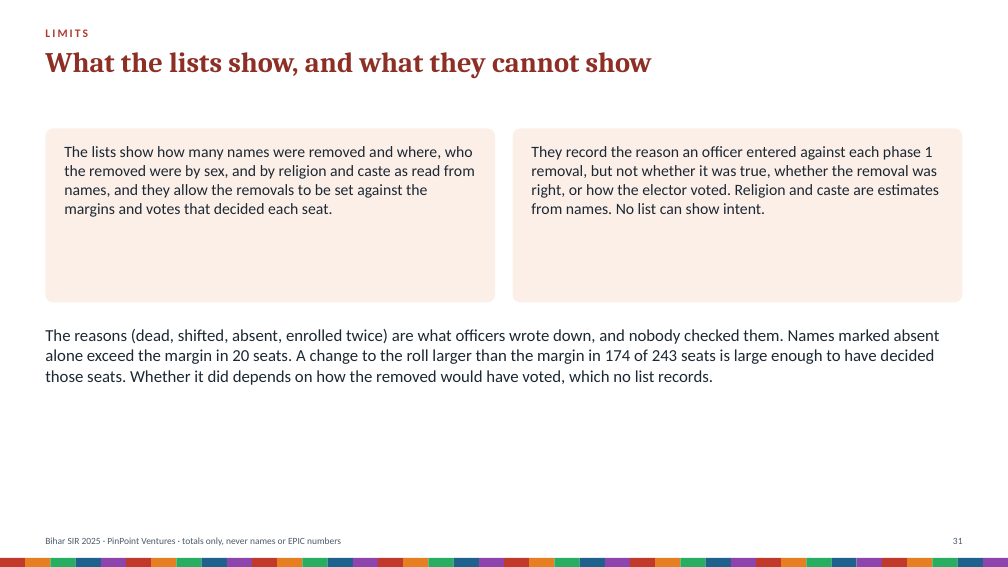
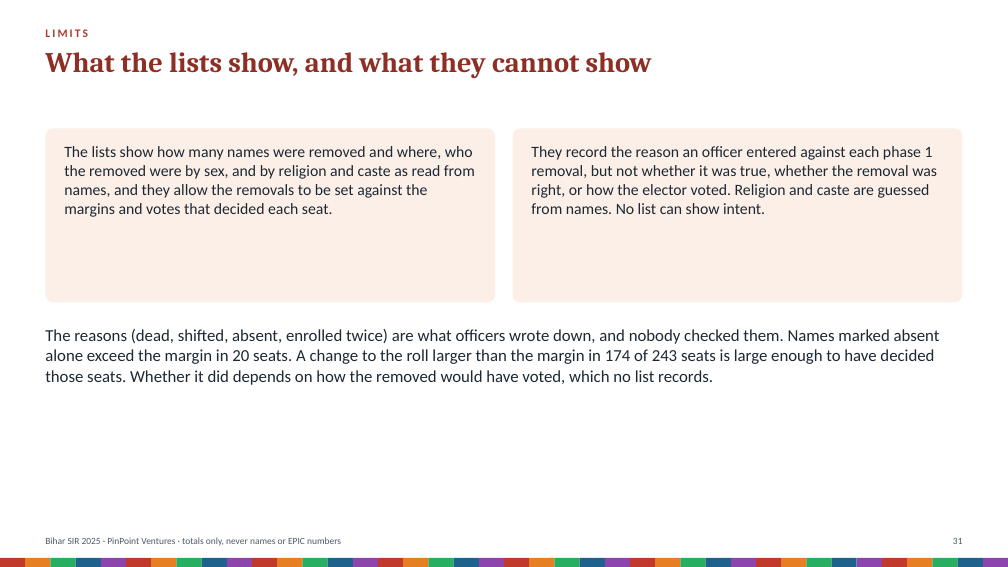
Before and after one commit to Varnasr/INDIA-DATA, a slide deck: slide 31 of reports/bihar-sir-2025-deck.pptx. Drawn at 1008x567 pixels with LibreOffice and Linux fonts; fonts in the diff are those of the drawing. Boxes give left, top, right and bottom in pixels: in the first picture for what was removed or moved away, otherwise in the second. Text is boxed around its words. In the diff, an @@ line names an element or a change of style, - is before the commit and + after.

```diff
--- a/reports/bihar-sir-2025-deck.pptx
+++ b/reports/bihar-sir-2025-deck.pptx
@@ text at (x1=531, y1=146, x2=937, y2=214): text changed @@
-They record the reason an officer entered against each phase 1 removal, but not whether it was true, whether the removal was right, or how the elector voted. Religion and caste are estimates from names. No list can show intent.
+They record the reason an officer entered against each phase 1 removal, but not whether it was true, whether the removal was right, or how the elector voted. Religion and caste are guessed from names. No list can show intent.
```
Also in this commit, not shown: 19 other slides changed, 8 other files.
